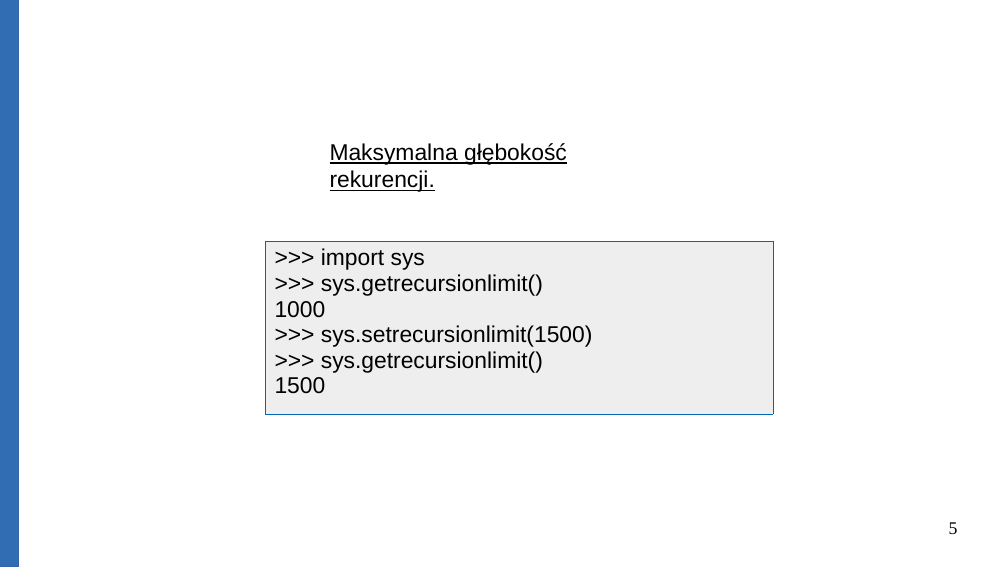
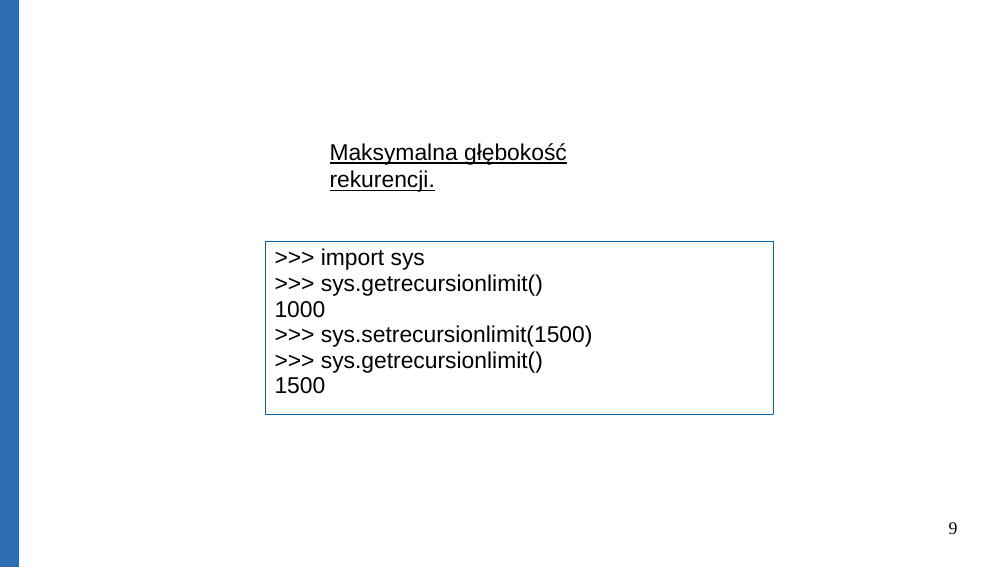
Before and after one commit to Michael-Wisniewski/algorithmic-workshop, a slide deck: slide 9 of Data_Structures.odp (slide 5 before the commit). Drawn at 1008x567 pixels with LibreOffice and Linux fonts; fonts in the diff are those of the drawing. Boxes give left, top, right and bottom in pixels: in the first picture for what was removed or moved away, otherwise in the second. Text is boxed around its words. In the diff, an @@ line names an element or a change of style, - is before the commit and + after.

```diff
--- a/Data_Structures.odp
+++ b/Data_Structures.odp
@@ table at [265, 241, 773, 403] @@
@@ fill #EEEEEE to none in row 1, column 1 @@
@@ page number at [949, 522, 958, 534]: text changed @@
-5
+9
```
Also in this commit, not shown: 10 other slides changed, 14 slides added, 1 slide removed, 7 other files.
